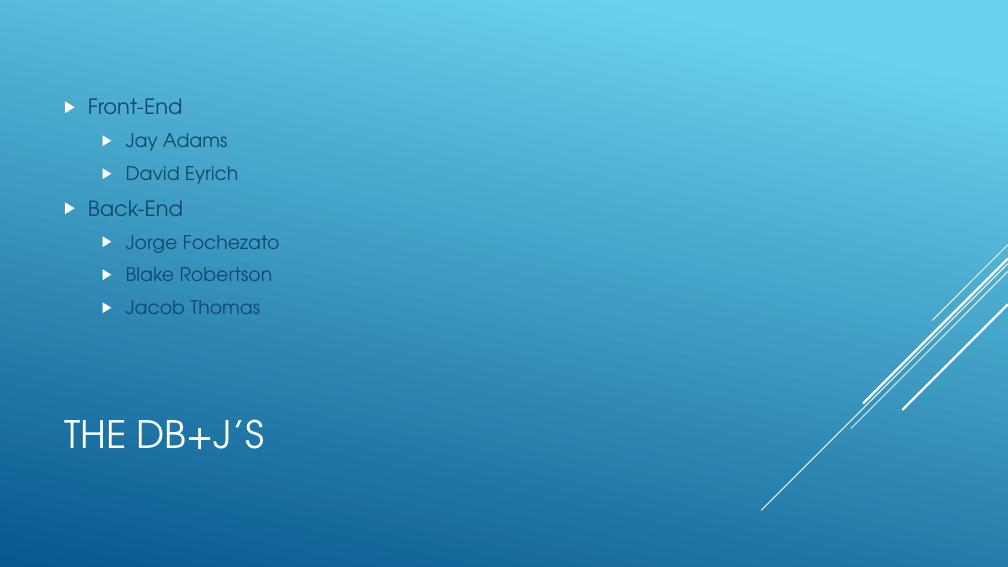
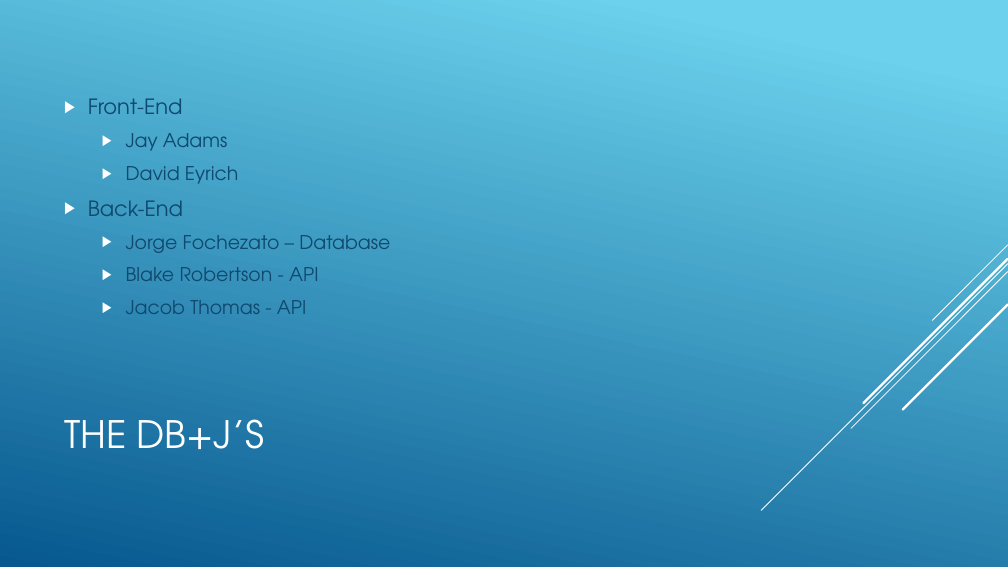
Before and after one commit to cosmos1255/DJs, a slide deck: slide 2 of Contact Manager.pptx. Drawn at 1008x567 pixels with LibreOffice and Linux fonts; fonts in the diff are those of the drawing. Boxes give left, top, right and bottom in pixels: in the first picture for what was removed or moved away, otherwise in the second. Text is boxed around its words. In the diff, an @@ line names an element or a change of style, - is before the commit and + after.

```diff
--- a/Contact Manager.pptx
+++ b/Contact Manager.pptx
@@ text at [126, 235, 390, 314]: text changed @@
-  ▶ Jorge Fochezato
-  ▶ Blake Robertson
-  ▶ Jacob Thomas
+  ▶ Jorge Fochezato – Database
+  ▶ Blake Robertson - API
+  ▶ Jacob Thomas - API
```
Also in this commit, not shown: 3 other slides changed, 2 slides added.
